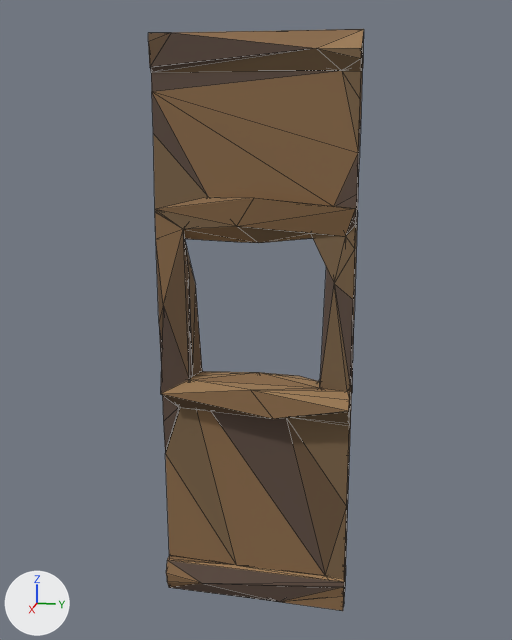
Renders of the Blender file art/kit/walls/wall.wood.window/wall.wood.window.blend from each side of a commit.
The view is the same before and after, from a camera (50 mm lens) standing at (3.489, 0.7, 2.477) and looking at (-0.024, -0.003, 1.599). Every picture has the same lights, and +X, +Y and +Z are marked at lower left. The picture after the commit comes second. Mesh edges are drawn as thin lines.

Objects in the first picture: 'window'.
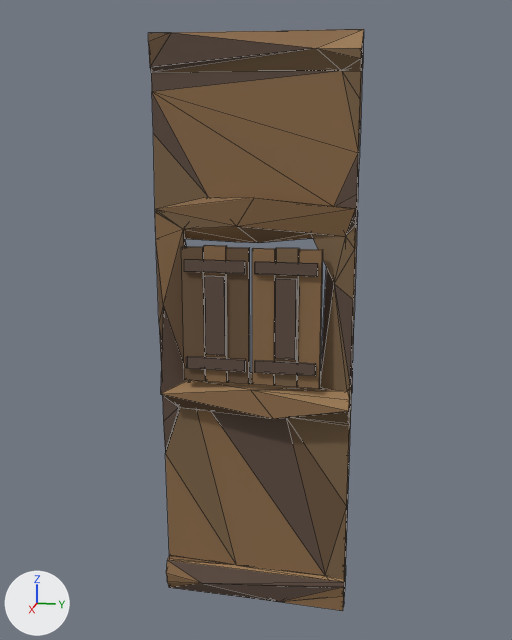
What differs and where, as boxes [x1, y1, x2, y2] in the pictures (512 x 640 px):
'shutter_a', added (brown)
    after: [252, 248, 323, 389]
'shutter_b', added (brown)
    after: [181, 245, 250, 384]

Diff of the bpy script that builds the scene:
```diff
--- a/art/kit/walls/wall.wood.window/wall.wood.window.blend.py
+++ b/art/kit/walls/wall.wood.window/wall.wood.window.blend.py
@@ me_shutter_b @@
+me_shutter_b.from_pydata(...)  # a box spanning x 0.0..0.03, y 0.0..0.111, z 0.0..0.69; a box spanning x 0.0..0.03, y 0.115..0.226, z 0.0..0.699; a box spanning x 0.0..0.03, y 0.23..0.341, z 0.0..0.692; a box spanning x 0.03..0.05, y 0.02..0.325, z 0.07..0.13; a box spanning x 0.03..0.05, y 0.02..0.325, z 0.57..0.63; a box spanning x 0.03..0.05, y 0.121..0.224, z 0.15..0.55
+me_shutter_b.materials.append(mat_palette)  # picture img_palette_png
@@ me_shutter_a @@
+me_shutter_a.from_pydata(...)  # a box spanning x 0.0..0.03, y -0.111..0.0, z 0.0..0.692; a box spanning x 0.0..0.03, y -0.226..-0.115, z 0.0..0.697; a box spanning x 0.0..0.03, y -0.341..-0.23, z 0.0..0.692; a box spanning x 0.03..0.05, y -0.325..-0.02, z 0.07..0.13; a box spanning x 0.03..0.05, y -0.325..-0.02, z 0.57..0.63; a box spanning x 0.03..0.05, y -0.224..-0.121, z 0.15..0.55
+me_shutter_a.materials.append(mat_palette)  # picture img_palette_png
@@ ob_shutter_b @@
+ob_shutter_b = bpy.data.objects.new('shutter_b', me_shutter_b)
+ob_shutter_b.location = (0.1, -0.35, 1.3)
@@ ob_shutter_a @@
+ob_shutter_a = bpy.data.objects.new('shutter_a', me_shutter_a)
+ob_shutter_a.location = (0.1, 0.35, 1.3)
```
